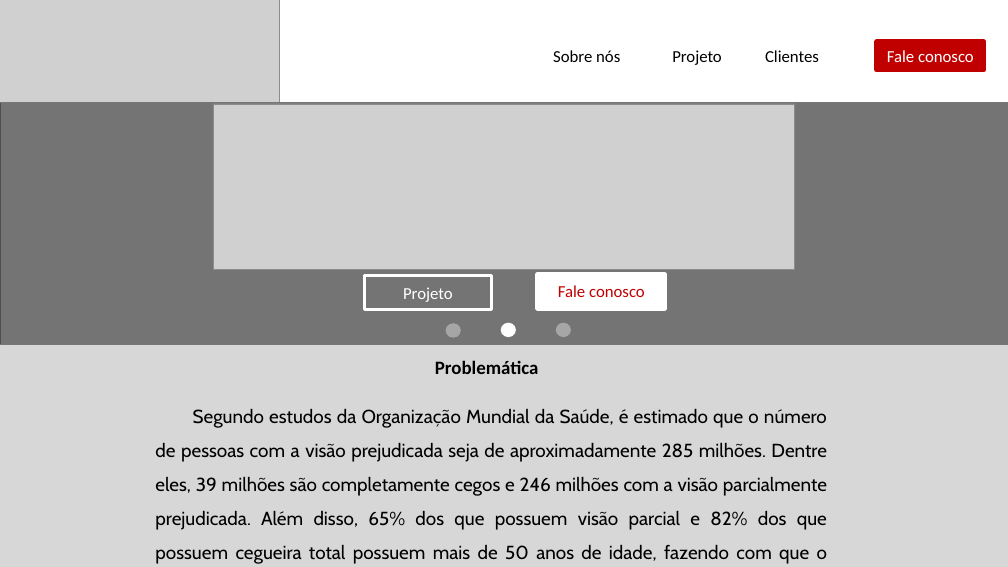
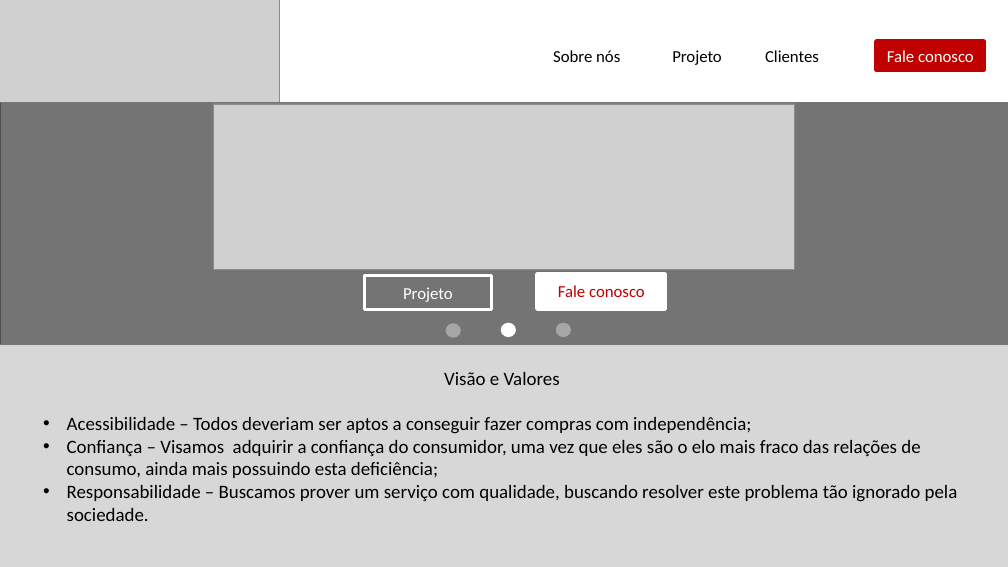
Before and after one commit to manoelalmeida-io/BlindMarket, a slide deck: slide 6 of Site-BlindMarket/BlindMarket-ModeloSite.ppsx. Drawn at 1008x567 pixels with LibreOffice and Linux fonts; fonts in the diff are those of the drawing; grey boxes stand for pictures. Boxes give left, top, right and bottom in pixels: in the first picture for what was removed or moved away, otherwise in the second. Text is boxed around its words. In the diff, an @@ line names an element or a change of style, - is before the commit and + after.

```diff
--- a/Site-BlindMarket/BlindMarket-ModeloSite.ppsx
+++ b/Site-BlindMarket/BlindMarket-ModeloSite.ppsx
@@ text added at [67,372,958,521], 18 pt, text #000000 @@
+Visão e Valores
+• Acessibilidade – Todos deveriam ser aptos a conseguir fazer compras com independência;
+• Confiança – Visamos adquirir a confiança do consumidor, uma vez que eles são o elo mais fraco das relações de consumo, ainda mais possuindo esta deficiência;
+• Responsabilidade – Buscamos prover um serviço com qualidade, buscando resolver este problema tão ignorado pela sociedade.
@@ text removed at [435,360,539,374] @@
-Problemática
@@ text removed at [155,409,827,564] @@
-Segundo estudos da Organização Mundial da Saúde, é estimado que o número de pessoas com a visão prejudicada seja de aproximadamente 285 milhões. Dentre eles, 39 milhões são completamente cegos e 246 milhões com a visão parcialmente prejudicada. Além disso, 65% dos que possuem visão parcial e 82% dos que possuem cegueira total possuem mais de 50 anos de idade, fazendo com que o problema seja mais amplo do que aparenta,
```
Also in this commit, not shown: 1 other slide changed.
